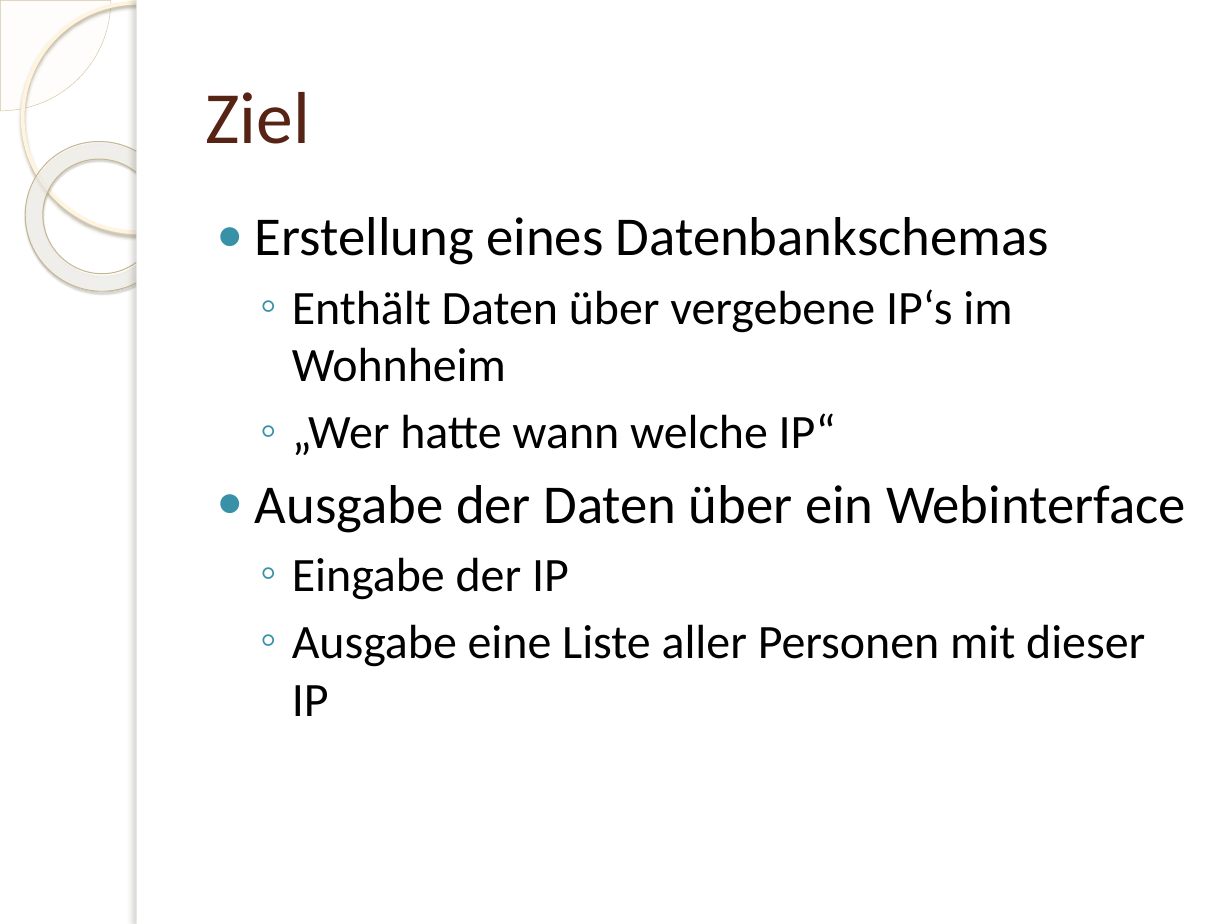
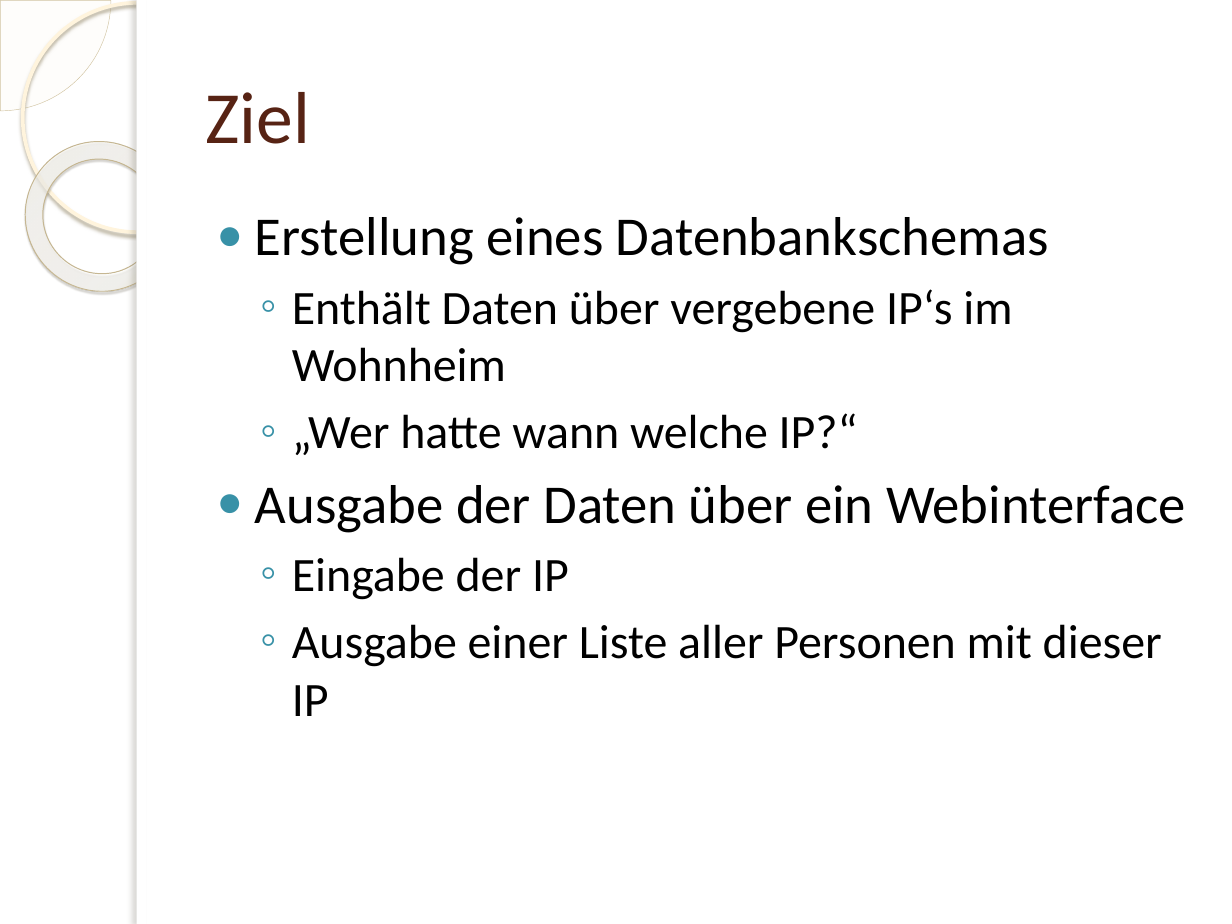
Before and after one commit to rinkdotrink/DB-olap-master-IIm11, a slide deck: slide 4 of Beleg/Praese.pptx. Drawn at 1232x924 pixels with LibreOffice and Linux fonts; fonts in the diff are those of the drawing; background and template pictures are left out. Boxes give left, top, right and bottom in pixels: in the first picture for what was removed or moved away, otherwise in the second. Text is boxed around its words. In the diff, an @@ line names an element or a change of style, - is before the commit and + after.

```diff
--- a/Beleg/Praese.pptx
+++ b/Beleg/Praese.pptx
@@ text at (292, 413, 858, 455): text changed @@
-  ◦ „Wer hatte wann welche IP“
+  ◦ „Wer hatte wann welche IP?“
@@ text at (292, 624, 1162, 716): text changed @@
-  ◦ Ausgabe eine Liste aller Personen mit dieser IP
+  ◦ Ausgabe einer Liste aller Personen mit dieser IP
```
Also in this commit, not shown: 7 other slides changed, 2 other files.
